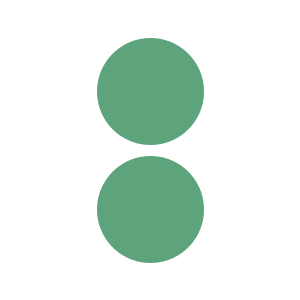
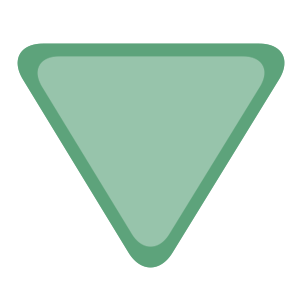
Layered file, before and after one edit (300px x 300px). Changes by layer:
added group "8 copy" with 5 layers above "8" over (17, 43, 285, 268)
added group "Custom Triangle" with 4 layers in group "8 copy" over (17, 43, 285, 268)
added layer "Pre-comp 1 (0;00;00;00) copy" in group "Custom Triangle" over (17, 43, 285, 268)
added layer "Pre-comp 1 (0;00;00;00)" (64%) in group "Custom Triangle" over (17, 43, 285, 268)
hid group "2" (2 layers) over (97, 38, 204, 263)
